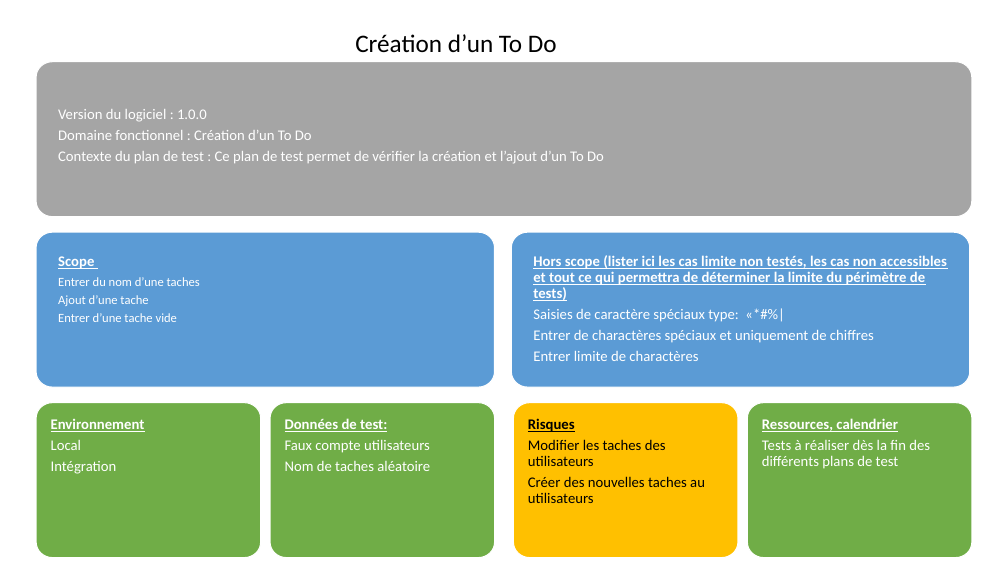
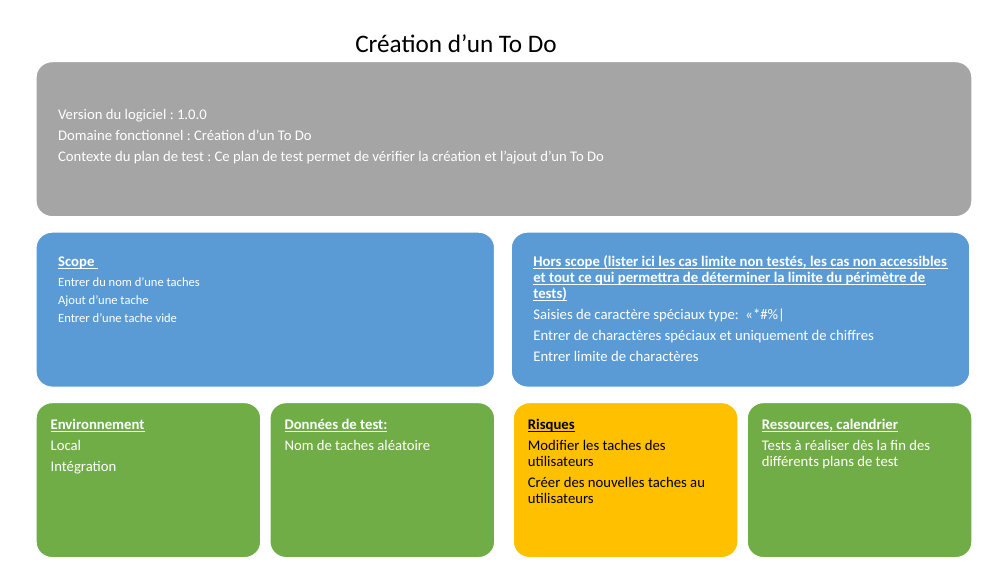
Before and after one commit to termimi/P_DevOps324-450, a slide deck: slide 1 of WIP/plan de test/planTestCreationToDo.pptx. Drawn at 1008x567 pixels with LibreOffice and Linux fonts; fonts in the diff are those of the drawing. Boxes give left, top, right and bottom in pixels: in the first picture for what was removed or moved away, otherwise in the second. Text is boxed around its words. In the diff, an @@ line names an element or a change of style, - is before the commit and + after.

Commit message:
[doc] (plan de test): Update plan test gestion ToDo

```diff
--- a/WIP/plan de test/planTestCreationToDo.pptx
+++ b/WIP/plan de test/planTestCreationToDo.pptx
@@ text in freeform shape at box(285, 440, 430, 453): paragraph removed @@
-Faux compte utilisateurs
```
